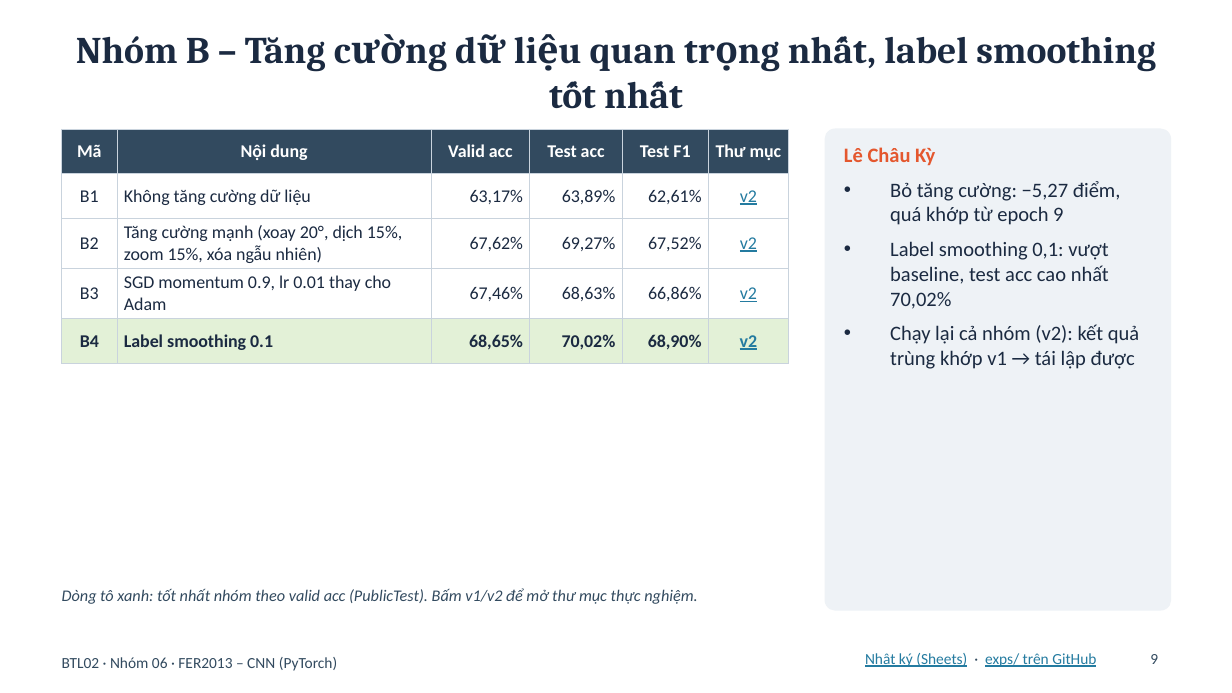
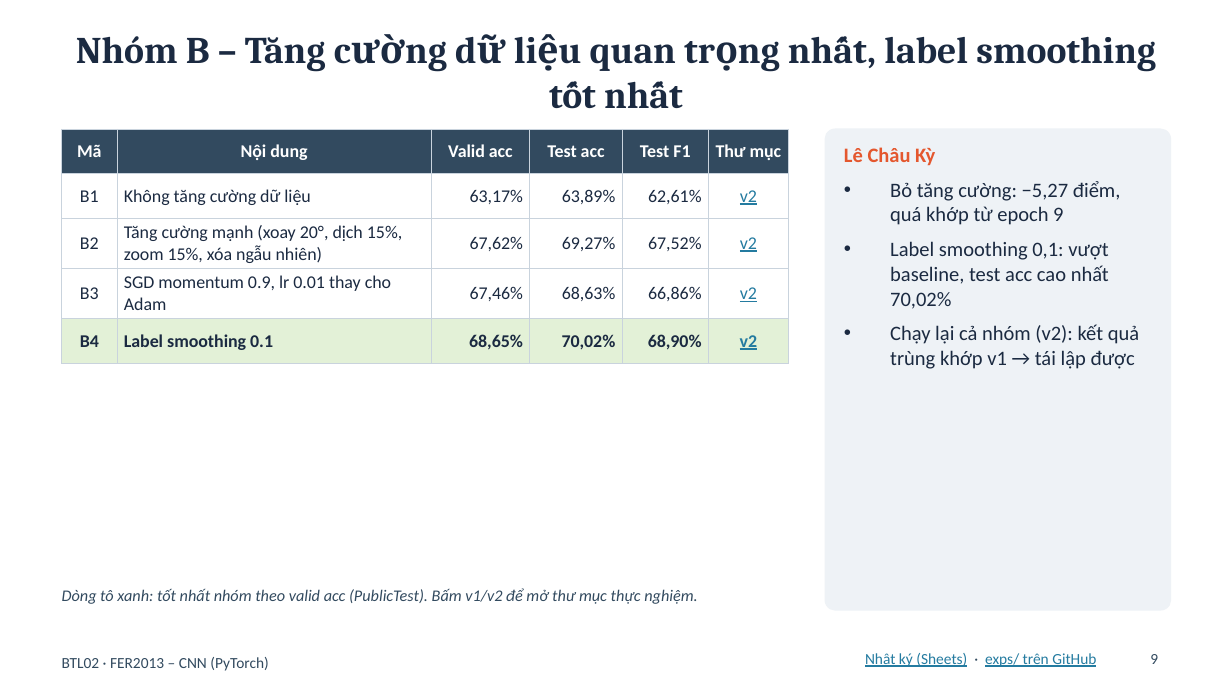
Before and after one commit to lechauky/BTL02_EmotionRecognition, a slide deck: slide 9 of report/BTL02_Slide_Nhom06.pptx. Drawn at 1232x693 pixels with LibreOffice and Linux fonts; fonts in the diff are those of the drawing. Boxes give left, top, right and bottom in pixels: in the first picture for what was removed or moved away, otherwise in the second. Text is boxed around its words. In the diff, an @@ line names an element or a change of style, - is before the commit and + after.

```diff
--- a/report/BTL02_Slide_Nhom06.pptx
+++ b/report/BTL02_Slide_Nhom06.pptx
@@ text at [62,657,268,671]: text changed @@
-BTL02 · Nhóm 06 · FER2013 – CNN (PyTorch)
+BTL02 · FER2013 – CNN (PyTorch)
```
Also in this commit, not shown: 14 other slides changed, 8 other files.
